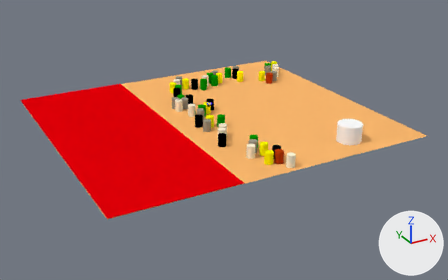
What one commit did to the Blender file res/map1.blend.
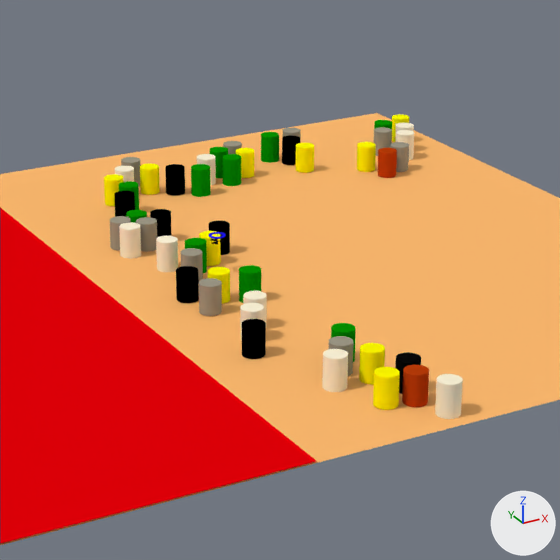
Old and new are each drawn whole from a 50 mm camera at (-4.72, -9.12, 4.05) aimed at (0.12, -0.31, -0.35) and again close up on the part from 30% to 74% of the width and 7% to 78% of the height. The axes (+X, +Y, +Z) are drawn at lower right. The lights are the same throughout.

In view in the first close-up: '_Floor', '_OutOfBounds', 'chrome_barrel', 'chrome_barrel.004', 'chrome_barrel.006', 'green_barrel.007', 'grey_barrel.002', 'grey_barrel.005', 'grey_barrel.009', 'rusty_barrel', 'silver_barrel', 'silver_barrel.001', 'silver_barrel.006', 'yellow_barrel.006', 'yellow_barrel.008'.
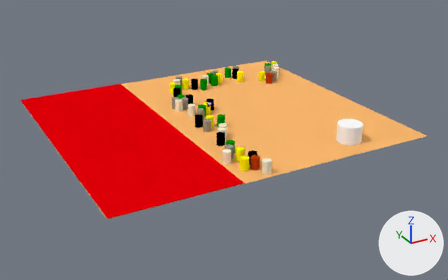
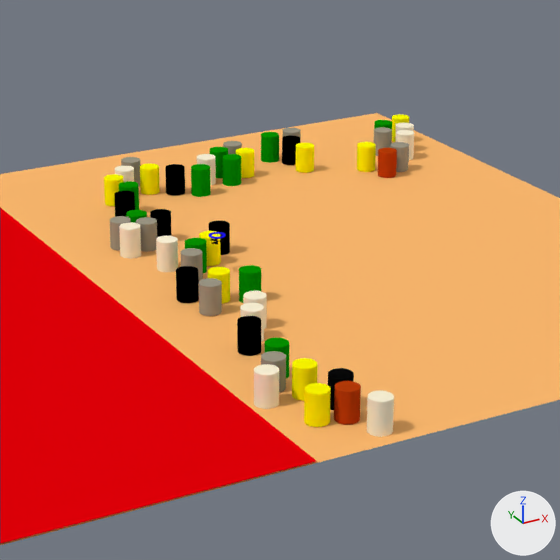
Commit message: Updated barrel locations to account for door

Pixel boxes (x1, y1, x2, y2) of what changed, in the close-ups (560 x 560 px):
'grey_barrel.009', moved
    before: (435, 374, 463, 419)
    after: (367, 391, 394, 437)
'yellow_barrel.008', moved
    before: (373, 367, 400, 410)
    after: (304, 383, 331, 427)
'rusty_barrel', moved
    before: (402, 365, 429, 407)
    after: (334, 381, 361, 424)
'grey_barrel.005', moved
    before: (322, 349, 348, 392)
    after: (254, 364, 279, 409)
'yellow_barrel.006', moved
    before: (359, 343, 385, 384)
    after: (292, 358, 318, 401)
'chrome_barrel.004', moved
    before: (242, 319, 266, 359)
    after: (237, 316, 261, 356)
'silver_barrel.001', moved
    before: (329, 336, 353, 376)
    after: (261, 351, 286, 392)
'chrome_barrel', moved
    before: (395, 352, 421, 394)
    after: (328, 368, 354, 410)
'green_barrel.007', moved
    before: (331, 323, 356, 362)
    after: (265, 338, 289, 378)

The change, as a list of edits to the scene's bpy script:
```text
Change ob_green_barrel_007:
    ob_green_barrel_007.location: (0.0, -1.5, 0.098) -> (-0.42, -1.5, 0.098)
Change ob_grey_barrel_005:
    ob_grey_barrel_005.location: (-0.22, -1.78, 0.098) -> (-0.64, -1.78, 0.098)
Change ob_grey_barrel_009:
    ob_grey_barrel_009.location: (0.13, -2.34, 0.098) -> (-0.29, -2.34, 0.098)
Change ob_silver_barrel_001:
    ob_silver_barrel_001.location: (-0.1, -1.64, 0.098) -> (-0.52, -1.64, 0.098)
Change ob_chrome_barrel:
    ob_chrome_barrel.location: (0.1, -2.0, 0.098) -> (-0.32, -2.0, 0.098)
Change ob_chrome_barrel_004:
    ob_chrome_barrel_004.location: (-0.4, -1.2, 0.098) -> (-0.4, -1.15, 0.098)
Change ob_rusty_barrel:
    ob_rusty_barrel.location: (0.05, -2.15, 0.098) -> (-0.37, -2.15, 0.098)
Change ob_yellow_barrel_006:
    ob_yellow_barrel_006.location: (0.0, -1.8, 0.098) -> (-0.42, -1.8, 0.098)
Change ob_yellow_barrel_008:
    ob_yellow_barrel_008.location: (-0.1, -2.1, 0.098) -> (-0.52, -2.1, 0.098)
```
